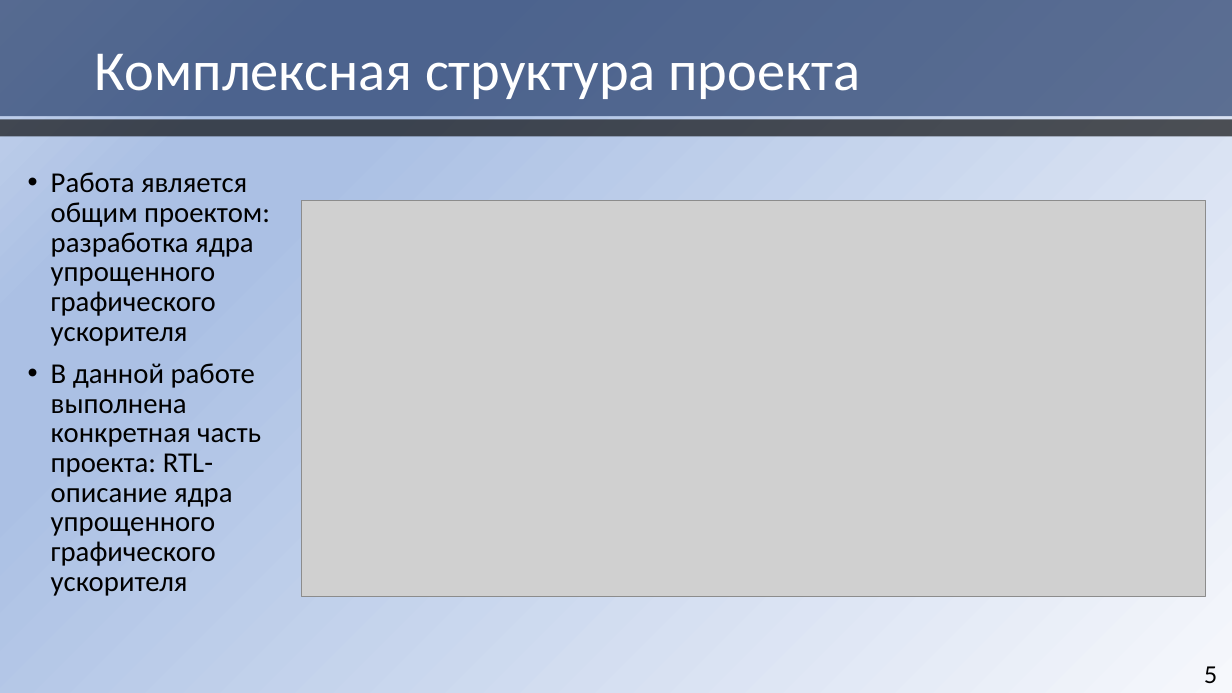
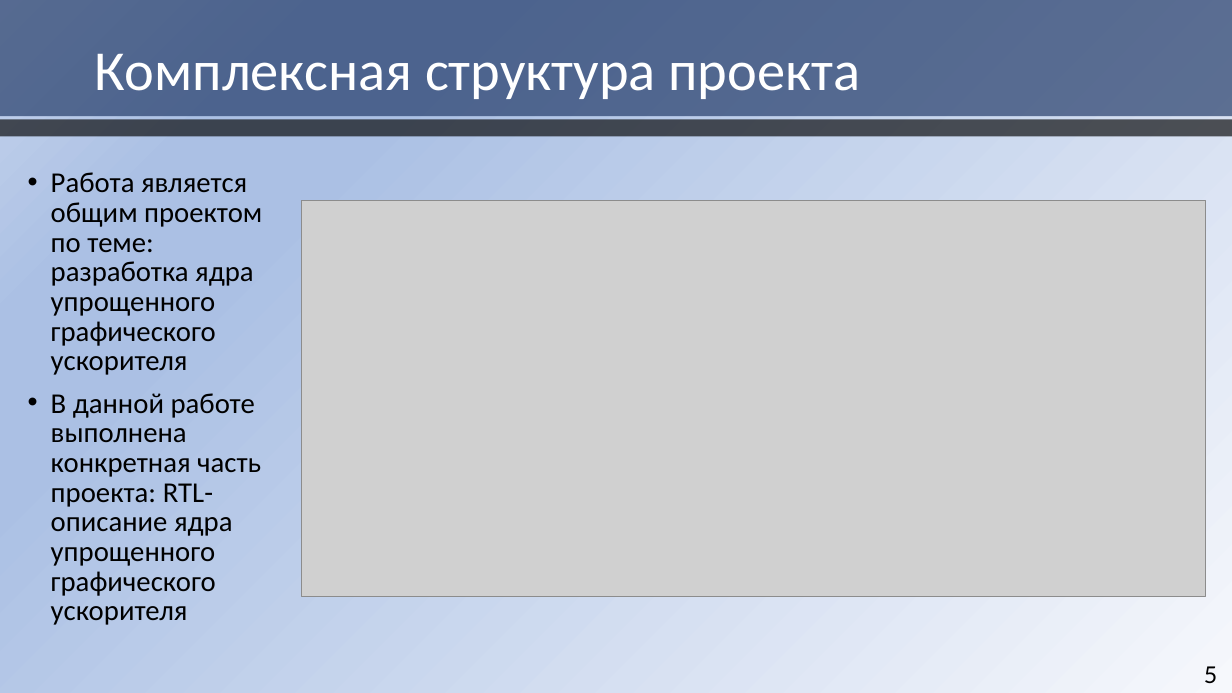
Before and after one commit to HaMeNopeDiot/hardware_gpu, a slide deck: slide 5 of docs/starukhin_dissertation/magister_pres.pptx. Drawn at 1232x693 pixels with LibreOffice and Linux fonts; fonts in the diff are those of the drawing; grey boxes stand for pictures. Boxes give left, top, right and bottom in pixels: in the first picture for what was removed or moved away, otherwise in the second. Text is boxed around its words. In the diff, an @@ line names an element or a change of style, - is before the commit and + after.

Commit message:
pptx

```diff
--- a/docs/starukhin_dissertation/magister_pres.pptx
+++ b/docs/starukhin_dissertation/magister_pres.pptx
@@ text at [51,172,262,375]: text changed @@
-• Работа является общим проектом: разработка ядра упрощенного графического ускорителя
+• Работа является общим проектом по теме: разработка ядра упрощенного графического ускорителя
```
